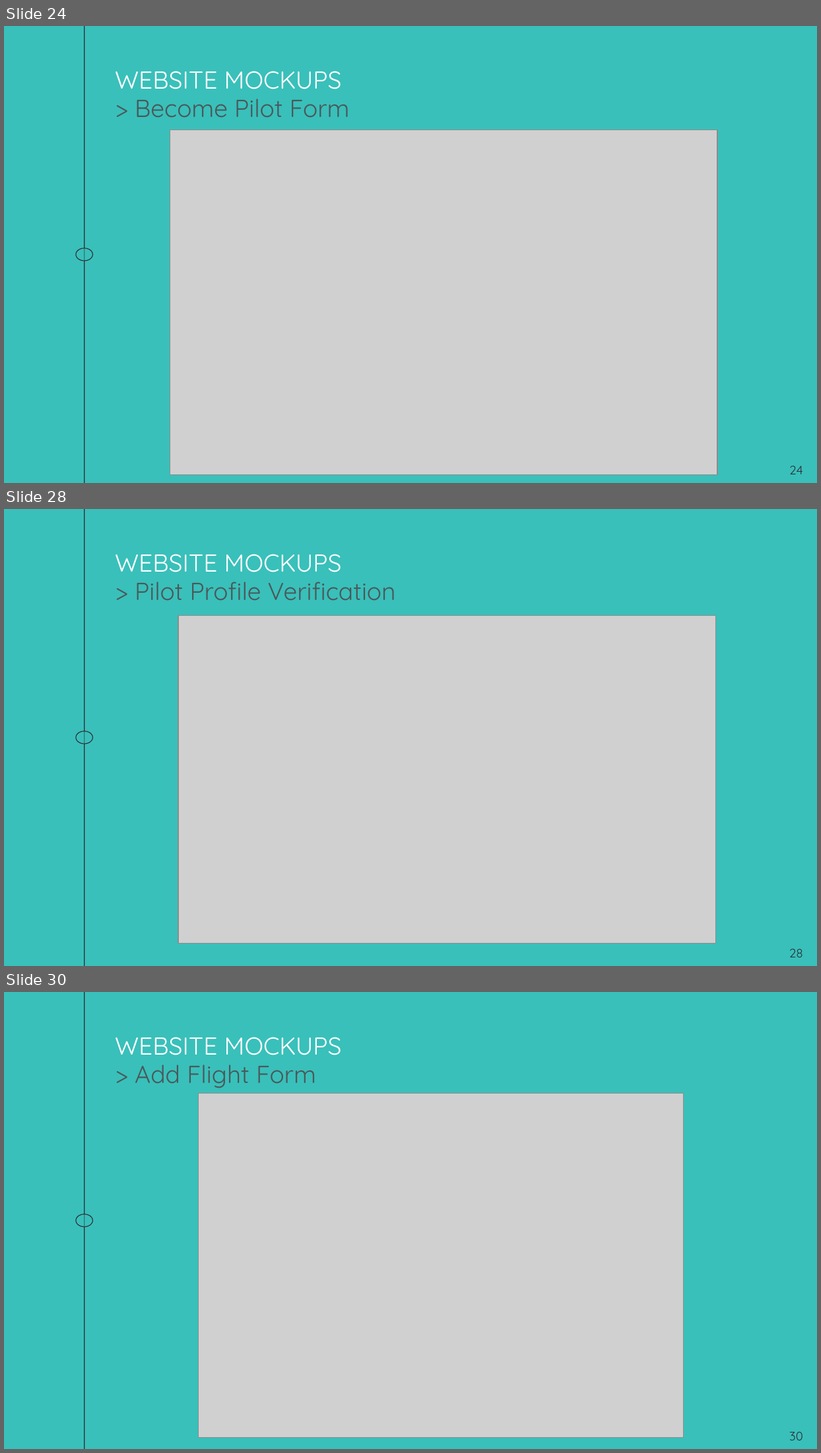
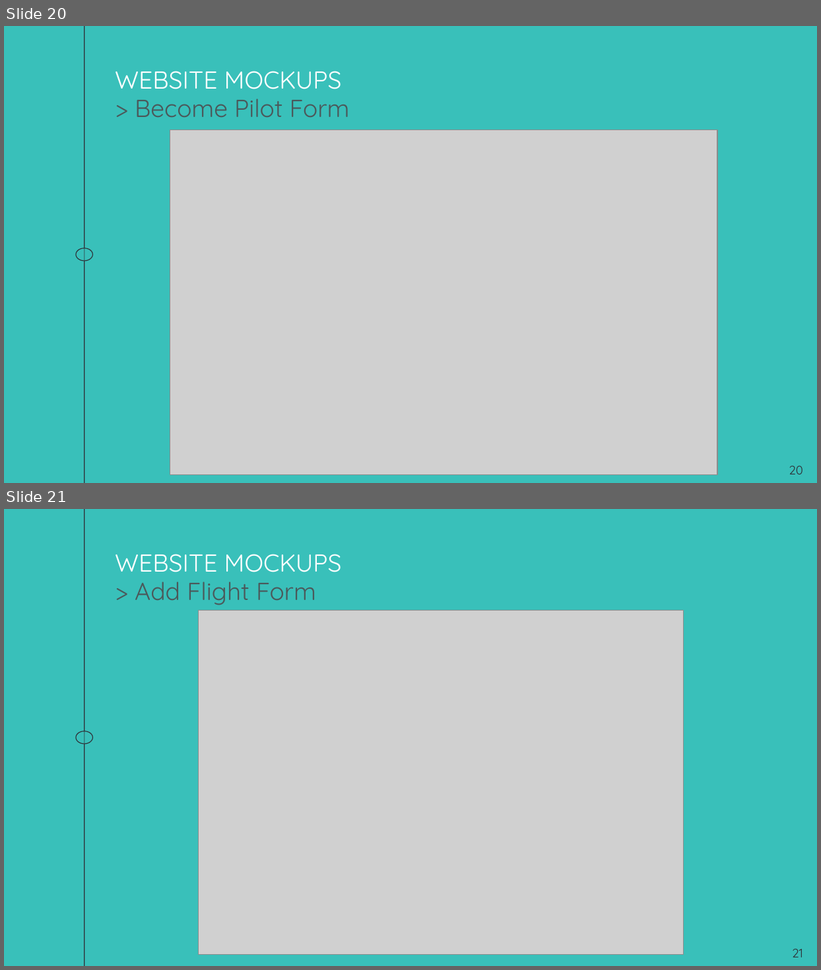
Before and after one commit to andressito/ProjetGLA2019, a slide deck: Projet/Rapport/TD5_GL_G1.odp. Shown one above the other, each under a label of ours: slides 24, 28 and 30 before the commit, slides 20 and 21 after it; the slides between them are not shown. The pictures are 821x1453 and 821x970 pixels, drawn with LibreOffice and Linux fonts; fonts in the diff are those of the drawing; grey boxes stand for pictures. Boxes give left, top, right and bottom in pixels: in the first picture for what was removed or moved away, otherwise in the second. Text is boxed around its words. In the diff, an @@ line names an element or a change of style, - is before the commit and + after.

```diff
--- a/Projet/Rapport/TD5_GL_G1.odp
+++ b/Projet/Rapport/TD5_GL_G1.odp
@@ slide 28 removed at bbox=[4, 509, 817, 966], background #39C0BA; not listed: 2 template elements that a slide beside it also shows @@
@@ title removed at bbox=[115, 554, 342, 572] @@
-WEBSITE MOCKUPS
@@ title removed at bbox=[135, 582, 396, 600] @@
-> Pilot Profile Verification
@@ picture removed at bbox=[178, 616, 716, 945] @@
@@ page number removed at bbox=[789, 949, 803, 958] @@
-28
@@ what was slide 24 is now slide 20 @@
@@ page number at bbox=[789, 466, 803, 475]: text changed @@
-24
+20
@@ what was slide 30 is now slide 21 @@
@@ page number at bbox=[792, 949, 803, 958]: text changed @@
-30
+21
```
Also in this commit, not shown: 7 slides changed, 1 slide added, 12 other slides removed, 1 other file.
